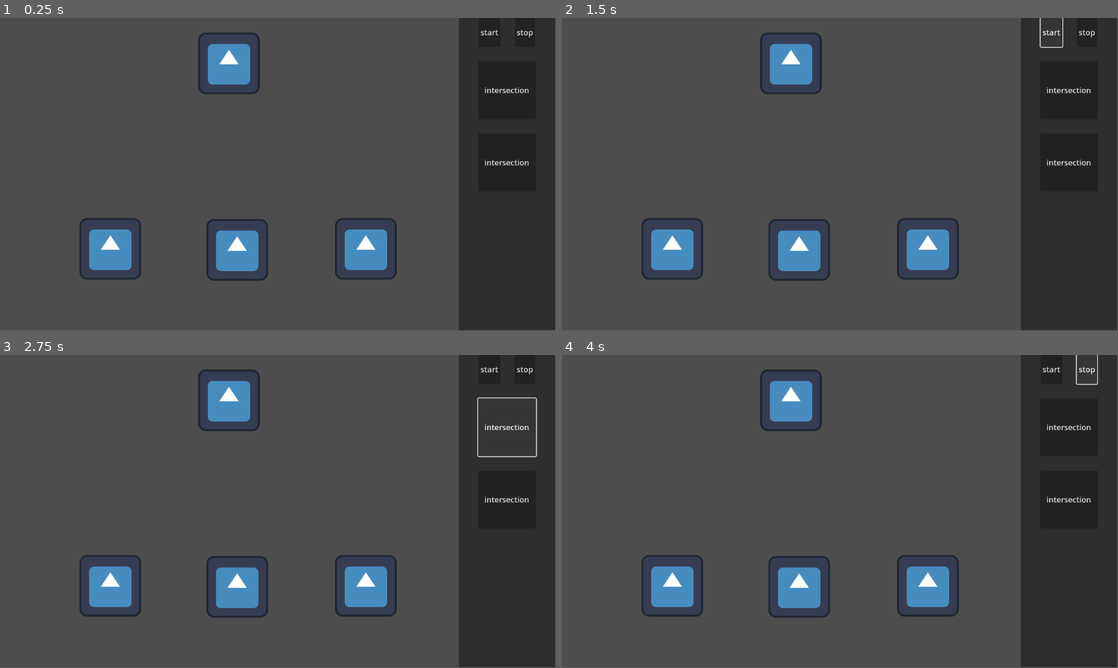
Above: before the commit, frames 1-4 (two rows, left to right).
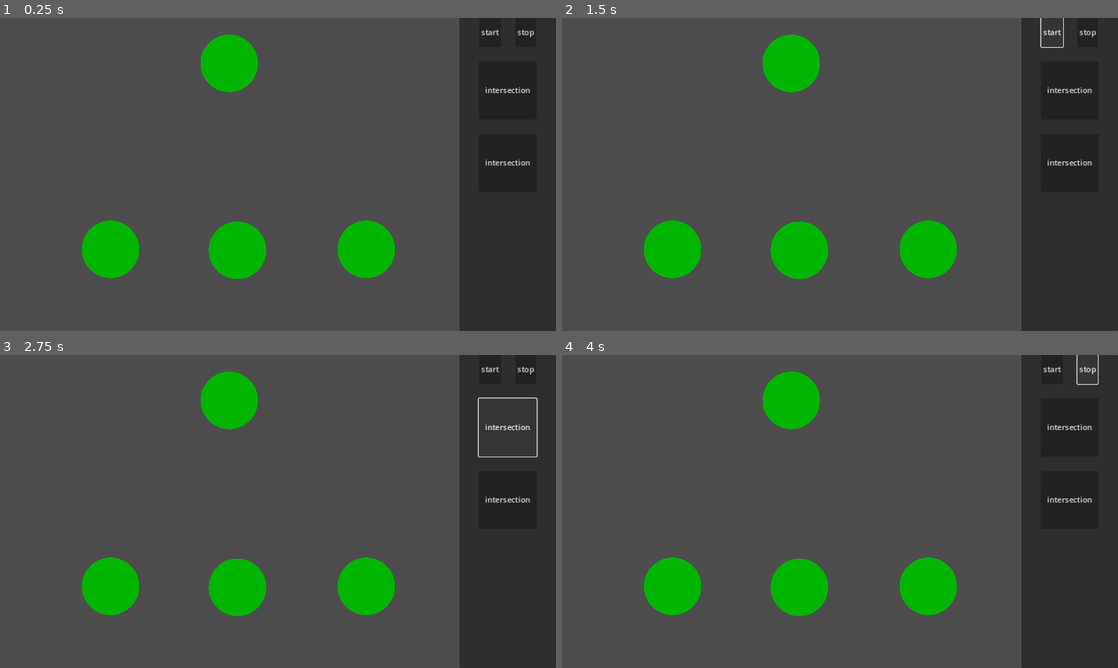
Above: after the commit, the same moments.

Repository: triangle-int/inner-inhabited
Game: Godot game, scene res://scenes/levels/test_level.tscn
Two runs of this game, one before a commit and one after it. Both use one fixed random seed, a clock stepped at 60 frames per second and the inputs below. This scene is started directly instead of the project's main scene. The engine's default icon, where the game draws it, is replaced by a stand-in: a white triangle on a blue panel in a dark square.
Inputs:
- Up to frame 1 (0.25 s): no input
- Up to frame 2 (1.5 s): click "start" at 0.5 s; click "start" at 1.25 s
- Up to frame 3 (2.75 s): click "intersection" at 2 s
- Up to frame 4 (4 s): click "intersection" at 2.75 s; click "stop" at 3.5 s
In our replay, the window is 799x449 before the commit and 800x450 after it. These sizes can differ from the game's own. Grey fills any space a smaller window leaves; there, only what the larger window draws over its background counts as a difference.

The runs differ from the first frame. In frame 1, 7.7% of the frame differs, in the area x 14-100%, y 0-100%; in frame 2, 7.7%; in frame 3, 7.9%; in frame 4, 7.7%.
Error in both runs: Out of bounds get index '0' (on base: 'Array[Connection]') (res://scripts/core/node/intersection.gd:7)

Commit message:
Improved connection controls

Diff:
--- a/project.godot
+++ b/project.godot
@@ -22,6 +22,11 @@
 [debug]
 
 gdscript/warnings/untyped_declaration=2
+
+[display]
+
+window/stretch/mode="canvas_items"
+window/stretch/aspect="expand"
 
 [input]
 
@@ -70,6 +75,7 @@
 delete_node={
 "deadzone": 0.5,
 "events": [Object(InputEventKey,"resource_local_to_scene":false,"resource_name":"","device":-1,"window_id":0,"alt_pressed":false,"shift_pressed":false,"ctrl_pressed":false,"meta_pressed":false,"pressed":false,"keycode":0,"physical_keycode":68,"key_label":0,"unicode":100,"echo":false,"script":null)
+, Object(InputEventKey,"resource_local_to_scene":false,"resource_name":"","device":-1,"window_id":0,"alt_pressed":false,"shift_pressed":false,"ctrl_pressed":false,"meta_pressed":false,"pressed":false,"keycode":0,"physical_keycode":4194312,"key_label":0,"unicode":0,"echo":false,"script":null)
 ]
 }
 move_left={
--- a/scenes/core/base_signal_node.tscn
+++ b/scenes/core/base_signal_node.tscn
@@ -1,11 +1,13 @@
 [gd_scene load_steps=3 format=3 uid="uid://dcm2wni227j1"]
 
-[ext_resource type="Texture2D" uid="uid://dotaamtqndjj7" path="res://icon.svg" id="1_tl3m1"]
+[ext_resource type="Texture2D" uid="uid://3tnbwwnnk4th" path="res://textures/circle.png" id="1_y3f0u"]
 [ext_resource type="PackedScene" uid="uid://bk7jdnoknpq6c" path="res://scenes/core/connection_holder.tscn" id="2_c8g5t"]
 
 [node name="BaseSignalNode" type="Node2D"]
 
 [node name="Sprite2D" type="Sprite2D" parent="."]
-texture = ExtResource("1_tl3m1")
+modulate = Color(0, 0.709804, 0, 1)
+scale = Vector2(0.465, 0.465)
+texture = ExtResource("1_y3f0u")
 
 [node name="ConnectionHolder" parent="." instance=ExtResource("2_c8g5t")]
--- a/scenes/core/signal.tscn
+++ b/scenes/core/signal.tscn
@@ -1,11 +1,13 @@
 [gd_scene load_steps=3 format=3 uid="uid://cp5ioeyfv4lex"]
 
-[ext_resource type="Texture2D" uid="uid://dotaamtqndjj7" path="res://icon.svg" id="1_sgrk4"]
 [ext_resource type="Script" path="res://scripts/core/signal/signal_view.gd" id="2_1vp6u"]
+[ext_resource type="Texture2D" uid="uid://3tnbwwnnk4th" path="res://textures/circle.png" id="2_b7184"]
 
 [node name="Signal" type="Node2D"]
 script = ExtResource("2_1vp6u")
 
 [node name="Sprite2D" type="Sprite2D" parent="."]
-texture = ExtResource("1_sgrk4")
+modulate = Color(0, 0.709804, 0, 1)
+scale = Vector2(0.25, 0.25)
+texture = ExtResource("2_b7184")
 script = ExtResource("2_1vp6u")
--- a/scenes/core/ui/plan/base_node_plan.tscn
+++ b/scenes/core/ui/plan/base_node_plan.tscn
@@ -1,8 +1,10 @@
 [gd_scene load_steps=3 format=3 uid="uid://bi8175nt5vwhr"]
 
-[ext_resource type="Texture2D" uid="uid://dotaamtqndjj7" path="res://icon.svg" id="1_t1ndw"]
+[ext_resource type="Texture2D" uid="uid://3tnbwwnnk4th" path="res://textures/circle.png" id="1_n1pcl"]
 [ext_resource type="Script" path="res://scripts/core/ui/signal_node_plan.gd" id="2_m15se"]
 
 [node name="BaseNodePlan" type="Sprite2D"]
-texture = ExtResource("1_t1ndw")
+modulate = Color(0, 0.709804, 0, 1)
+scale = Vector2(0.465, 0.465)
+texture = ExtResource("1_n1pcl")
 script = ExtResource("2_m15se")
--- a/scenes/terminal/input_line.tscn
+++ b/scenes/terminal/input_line.tscn
@@ -10,11 +10,9 @@
 [node name="Start" type="Label" parent="."]
 layout_mode = 2
 theme = ExtResource("1_j5g0j")
-theme_override_colors/font_color = Color(0, 1, 0, 1)
 theme_override_font_sizes/font_size = 34
 text = "User???> "
 
 [node name="Input" type="Label" parent="."]
 layout_mode = 2
 theme = ExtResource("1_j5g0j")
-theme_override_colors/font_color = Color(0, 1, 0, 1)
--- a/scenes/terminal/response_line.tscn
+++ b/scenes/terminal/response_line.tscn
@@ -10,6 +10,5 @@
 [node name="Response" type="Label" parent="."]
 layout_mode = 2
 theme = ExtResource("1_aewp0")
-theme_override_colors/font_color = Color(0, 1, 0, 1)
 theme_override_font_sizes/font_size = 34
 text = "Unknown command."
--- a/scenes/terminal/terminal.tscn
+++ b/scenes/terminal/terminal.tscn
@@ -41,7 +41,7 @@
 anchor_bottom = 1.0
 grow_horizontal = 2
 grow_vertical = 2
-color = Color(0, 0.0392157, 0, 1)
+color = Color(0, 0, 0, 1)
 
 [node name="MarginContainer" type="MarginContainer" parent="."]
 layout_mode = 1
--- a/scripts/core/connection_holder.gd
+++ b/scripts/core/connection_holder.gd
@@ -1,30 +1,31 @@
 extends Area2D
+class_name ConnectionHandler
 
 @export var line: PackedScene
 
-var _mouse_over: bool
+var is_dragging := false
+
+static var overlapping_handlers: Array[BaseSignalNode]
 
 
-func _ready() -> void:
-	mouse_entered.connect(func() -> void: _mouse_over = true)
-	mouse_exited.connect(func() -> void: _mouse_over = false)
+func _mouse_enter() -> void:
+	overlapping_handlers.append(get_parent())
 
 
-func _process(_delta: float) -> void:
-	if (
-		Level.current.is_simulating
-		or not _mouse_over
-		or not Input.is_action_just_pressed("connect_nodes")
-	):
+func _mouse_exit() -> void:
+	overlapping_handlers.erase(get_parent())
+
+
+func _input_event(viewport: Node, event: InputEvent, shape_idx: int) -> void:
+	if Level.current.is_simulating:
 		return
 
-	if Connection.current == null:
+	if event.is_action_pressed("connect_nodes"):
 		var conn := line.instantiate() as Connection
 		add_child(conn)
 		conn.start_connection(get_parent())
 		return
 
-	if Connection.current.source == get_parent():
-		return
 
-	Connection.current.end_connection(get_parent())
+func _exit_tree() -> void:
+	overlapping_handlers.erase(get_parent())
--- a/scripts/core/node/connection.gd
+++ b/scripts/core/node/connection.gd
@@ -41,6 +41,23 @@
 	target.incoming_connections.push_back(self)
 
 
+func _input(event: InputEvent) -> void:
+	if current != self:
+		return
+
+	if event.is_action_released("connect_nodes"):
+		if ConnectionHandler.overlapping_handlers.is_empty():
+			queue_free()
+			return
+
+		var candidate: BaseSignalNode = ConnectionHandler.overlapping_handlers.front()
+		if candidate == source:
+			queue_free()
+			return
+
+		end_connection(candidate)
+
+
 func _process(_delta: float) -> void:
 	var end := (
 		(get_global_mouse_position() - source.position)
--- a/shaders/terminal_screen_shaders.gdshader
+++ b/shaders/terminal_screen_shaders.gdshader
@@ -20,7 +20,7 @@
 	vec2 iResolution = 1.0 / SCREEN_PIXEL_SIZE;
     vec2 q = FRAGCOORD.xy / iResolution.xy;
     vec2 uv = q;
-    uv = curve( uv );
+    // uv = curve( uv );
     vec3 oricol = texture( screen_texture, vec2(q.x,q.y) ).xyz;
     vec3 col;
 	float x =  sin(0.3*TIME+uv.y*21.0)*sin(0.7*TIME+uv.y*29.0)*sin(0.3+0.33*TIME+uv.y*31.0)*0.0017;
--- a/ui/terminal_theme.tres
+++ b/ui/terminal_theme.tres
@@ -3,6 +3,6 @@
 [ext_resource type="FontFile" uid="uid://cmyiejxp2c5ru" path="res://fonts/FiraCode-Medium.ttf" id="1_x1s72"]
 
 [resource]
-Label/colors/font_color = Color(0, 1, 0, 1)
+Label/colors/font_color = Color(1, 1, 1, 1)
 Label/font_sizes/font_size = 34
 Label/fonts/font = ExtResource("1_x1s72")
Binary file added: textures/circle.png
Not shown, added: textures/circle.png.import
